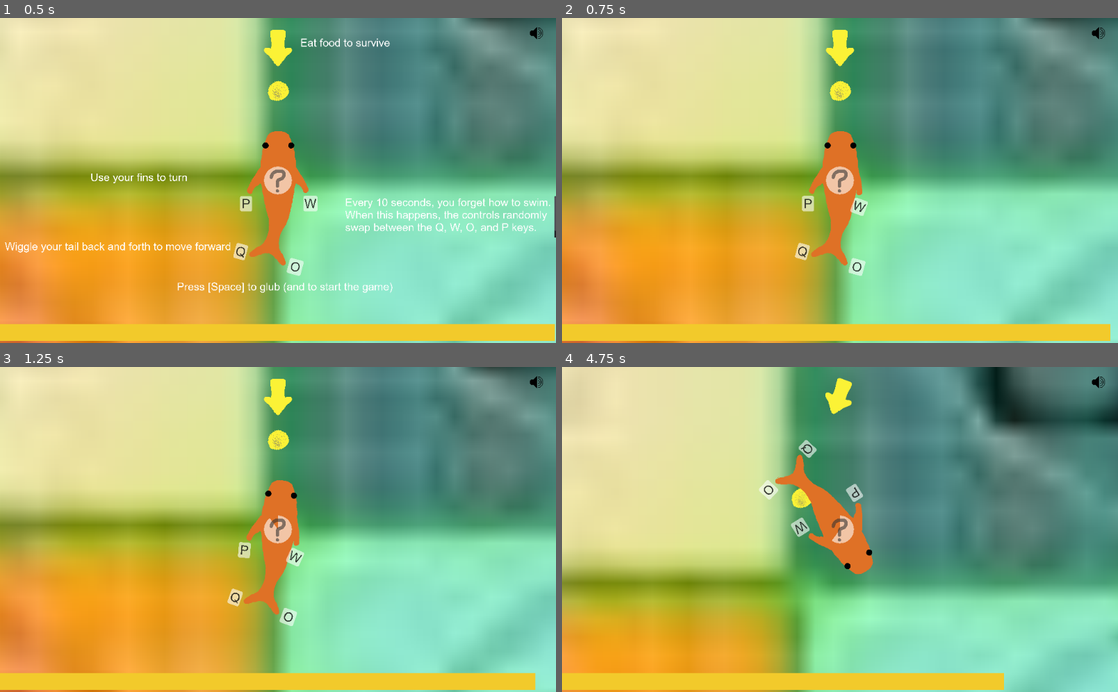
Above: before the commit, frames 1-4 (two rows, left to right).
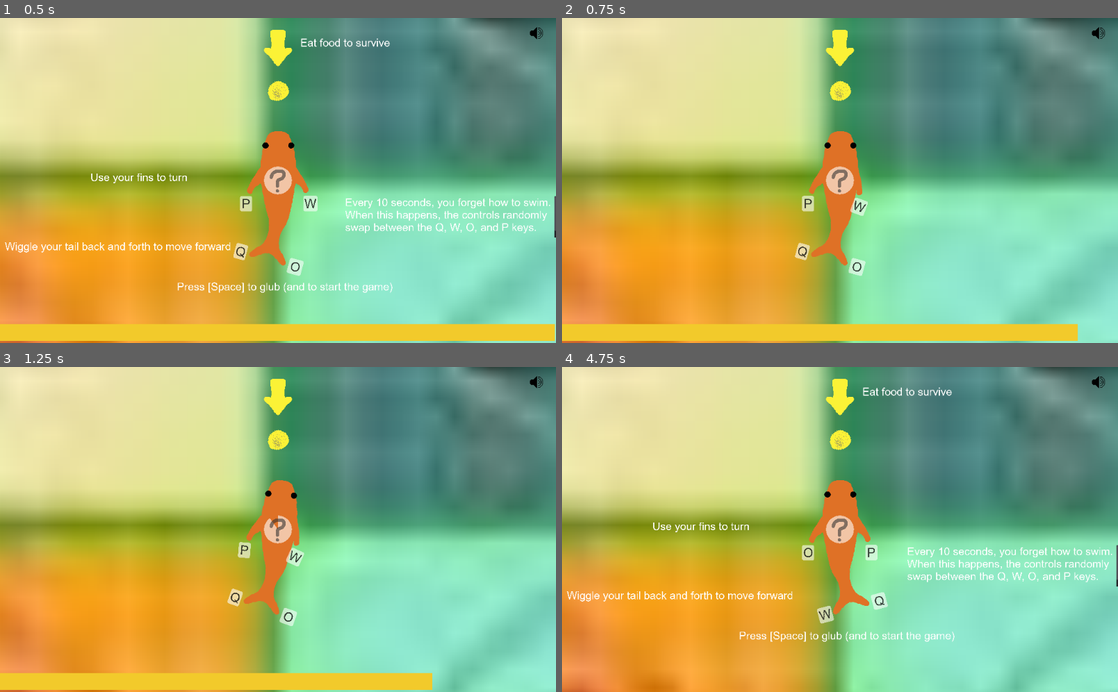
Above: after the commit, the same moments.

Repository: JordanLevy/LudumDare51
Game: Godot game, scene res://Scenes/Main.tscn
The game is run twice, just before and just after one commit, with the same random seed, the same clock (stepped at 60 frames per second) and the same inputs.
Inputs:
- Up to frame 1 (0.5 s): no input
- Up to frame 2 (0.75 s): tap Space at 0.5 s; hold W from 0.53 s (still down); tap Q at 0.6 s
- Up to frame 3 (1.25 s): keep holding W; tap Space at 0.77 s
- Up to frame 4 (4.75 s): release W at 1.28 s; tap O at 1.35, 3.6 s; tap Space at 1.52, 3.02, 3.77, 4.52 s; hold W 2.03-3.53 s; tap P at 2.1, 4.35 s; tap Q at 2.85 s

Frame 1 is identical in both runs. In frame 2, 0.3% of the frame differs, in the area x 92-99%, y 94-100%; in frame 3, 1.0%; in frame 4, 56%, in the area x 0-100%, y 0-100%.

Commit message:
Resetting fish transform and movement when going to main menu

Diff:
--- a/Game/Scripts/FishMotion.gd
+++ b/Game/Scripts/FishMotion.gd
@@ -9,6 +9,8 @@
 export(NodePath) onready var rf_label = get_node(rf_label) as Button
 export(NodePath) onready var lt_label = get_node(lt_label) as Button
 export(NodePath) onready var rt_label = get_node(rt_label) as Button
+
+var reset_state = false
 
 var controls_list : Array
 var lf_key
@@ -42,8 +44,12 @@
 	rt_label.text = get_key_letter(rt_key)
 
 func release_all_buttons():
-	lf_down = false
-	rf_down = false
+	if lf_down:
+		release_flipper(-1)
+		lf_down = false
+	if rf_down:
+		release_flipper(1)
+		rf_down = false
 	lt_down = false
 	rt_down = false
 
@@ -57,10 +63,8 @@
 	set_control_labels()
 
 func on_main_menu():
-	print("jksdfh")
 	controls_list = [KEY_Q, KEY_W, KEY_O, KEY_P]
-	position = Vector2.ZERO
-	rotation = 0
+	reset_state = true
 	shuffle()
 
 func on_start_game():
@@ -77,6 +81,16 @@
 	GameEvents.emit_signal("MainMenu")
 
 func _physics_process(delta):
+	camera.global_position = global_position
+	if reset_state:
+		transform = Transform2D(0.0, Vector2(0, 0))
+		linear_velocity = Vector2(0, 0)
+		angular_velocity = 0
+		add_torque(-applied_torque)
+		reset_state = false
+		return
+	if GameEvents.game_state == GameEvents.GAME_OVER:
+		return
 	var flipper_side = 0
 	if lf_down:
 		flipper_side -= 1
@@ -84,7 +98,6 @@
 		flipper_side += 1
 	add_torque((200 + log(1 + linear_velocity.length())) * flipper_side * 0.7)
 	add_torque(angular_velocity * -20)
-	camera.global_position = global_position
 
 func use_flipper(side):
 	if side == -1:
--- a/Game/Scripts/HungerBar.gd
+++ b/Game/Scripts/HungerBar.gd
@@ -5,7 +5,7 @@
 # var a = 2
 # var b = "text"
 
-var hunger_per_second = 5
+var hunger_per_second = 30
 
 # Called when the node enters the scene tree for the first time.
 func _ready():
